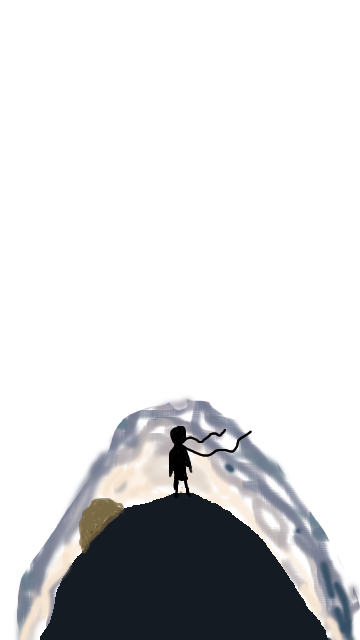
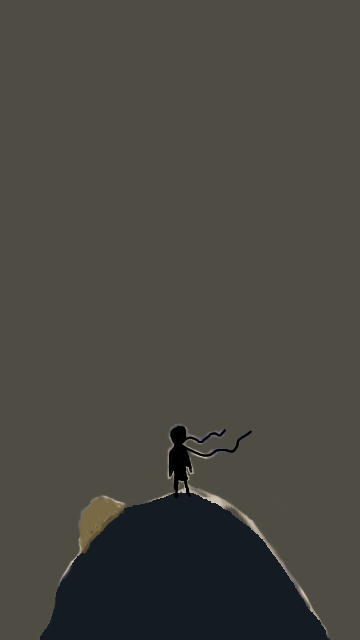
Two versions of the same layered image (360px x 640px). Layer-by-layer changes:
renamed "hill" to "레이어 0", painted on it over (12, 392, 360, 640)
removed layer "prince" over (15, 426, 359, 640)
removed layer "planet" over (40, 493, 333, 640)
"레이어 1": opacity 76% → 100%, painted on it over (0, 0, 360, 640)
